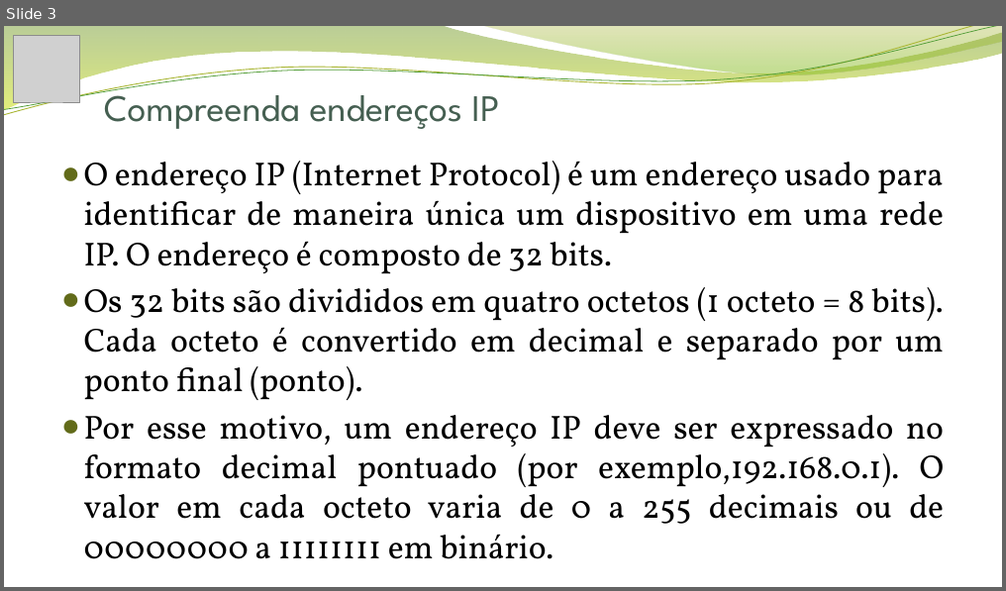
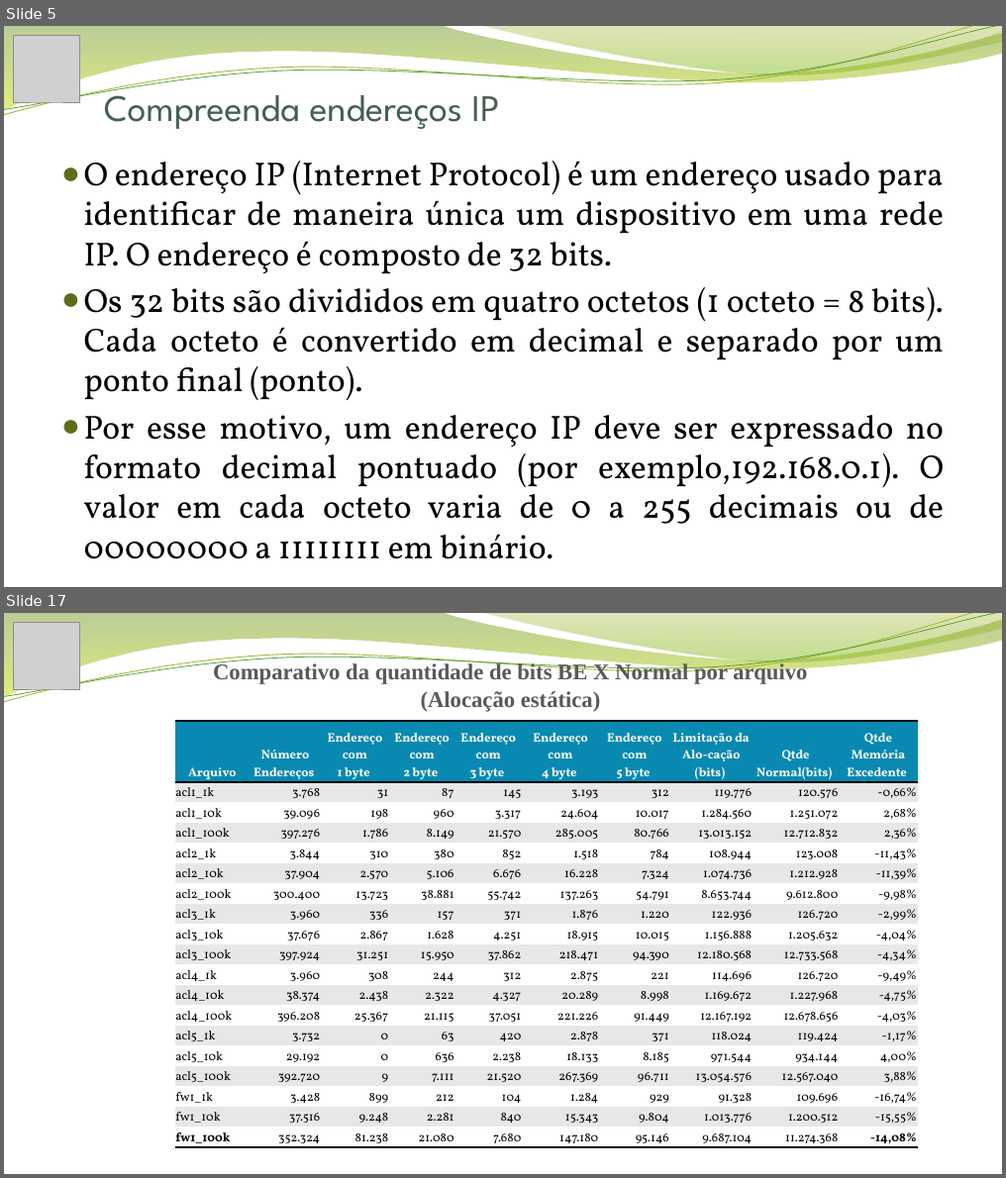
Before and after one commit to jonathanalvesoliveira/neurocutseb, a slide deck: Apresentação Final.pptx. Shown one above the other, each under a label of ours: slide 3 before the commit, slides 5 and 17 after it; the slides between them are not shown. The pictures are 1006x591 and 1006x1178 pixels, drawn with LibreOffice and Linux fonts; fonts in the diff are those of the drawing; grey boxes stand for pictures; background and template pictures are left out. Boxes give left, top, right and bottom in pixels: in the first picture for what was removed or moved away, otherwise in the second. Text is boxed around its words. In the diff, an @@ line names an element or a change of style, - is before the commit and + after.

```diff
--- a/Apresentação Final.pptx
+++ b/Apresentação Final.pptx
@@ slide 17 added at bbox=[4, 613, 1002, 1174], background picture (left out); not listed: 4 template elements that a slide beside it also shows @@
@@ picture added at bbox=[14, 622, 79, 688] @@
@@ text added at bbox=[213, 663, 807, 712], 21.6 pt, text #595959, bold @@
+Comparativo da quantidade de bits BE X Normal por arquivo
+(Alocação estática)
@@ table added at bbox=[174, 721, 918, 1152], 19 rows, 10 columns @@
+Arquivo | Número Endereços | Endereço com 1 byte | Endereço com 2 byte | Endereço com 3 byte | Endereço com 4 byte | Endereço com 5 byte | Limitação da Alo-cação (bits) | Qtde Normal(bits) | Qtde Memória Excedente
+acl1_1k | 3.768 | 31 | 87 | 145 | 3.193 | 312 | 119.776 | 120.576 | -0,66%
+acl1_10k | 39.096 | 198 | 960 | 3.317 | 24.604 | 10.017 | 1.284.560 | 1.251.072 | 2,68%
+acl1_100k | 397.276 | 1.786 | 8.149 | 21.570 | 285.005 | 80.766 | 13.013.152 | 12.712.832 | 2,36%
+acl2_1k | 3.844 | 310 | 380 | 852 | 1.518 | 784 | 108.944 | 123.008 | -11,43%
+acl2_10k | 37.904 | 2.570 | 5.106 | 6.676 | 16.228 | 7.324 | 1.074.736 | 1.212.928 | -11,39%
+acl2_100k | 300.400 | 13.723 | 38.881 | 55.742 | 137.263 | 54.791 | 8.653.744 | 9.612.800 | -9,98%
+acl3_1k | 3.960 | 336 | 157 | 371 | 1.876 | 1.220 | 122.936 | 126.720 | -2,99%
+acl3_10k | 37.676 | 2.867 | 1.628 | 4.251 | 18.915 | 10.015 | 1.156.888 | 1.205.632 | -4,04%
+acl3_100k | 397.924 | 31.251 | 15.950 | 37.862 | 218.471 | 94.390 | 12.180.568 | 12.733.568 | -4,34%
+acl4_1k | 3.960 | 308 | 244 | 312 | 2.875 | 221 | 114.696 | 126.720 | -9,49%
+acl4_10k | 38.374 | 2.438 | 2.322 | 4.327 | 20.289 | 8.998 | 1.169.672 | 1.227.968 | -4,75%
+acl4_100k | 396.208 | 25.367 | 21.115 | 37.051 | 221.226 | 91.449 | 12.167.192 | 12.678.656 | -4,03%
+acl5_1k | 3.732 | 0 | 63 | 420 | 2.878 | 371 | 118.024 | 119.424 | -1,17%
+acl5_10k | 29.192 | 0 | 636 | 2.238 | 18.133 | 8.185 | 971.544 | 934.144 | 4,00%
+acl5_100k | 392.720 | 9 | 7.111 | 21.520 | 267.369 | 96.711 | 13.054.576 | 12.567.040 | 3,88%
+fw1_1k | 3.428 | 899 | 212 | 104 | 1.284 | 929 | 91.328 | 109.696 | -16,74%
+fw1_10k | 37.516 | 9.248 | 2.281 | 840 | 15.343 | 9.804 | 1.013.776 | 1.200.512 | -15,55%
+fw1_100k | 352.324 | 81.238 | 21.080 | 7.680 | 147.180 | 95.146 | 9.687.104 | 11.274.368 | -14,08%
@@ what was slide 3 is now slide 5 @@
```
Also in this commit, not shown: 12 slides changed, 18 other slides added, 3 slides removed, 6 other files.
